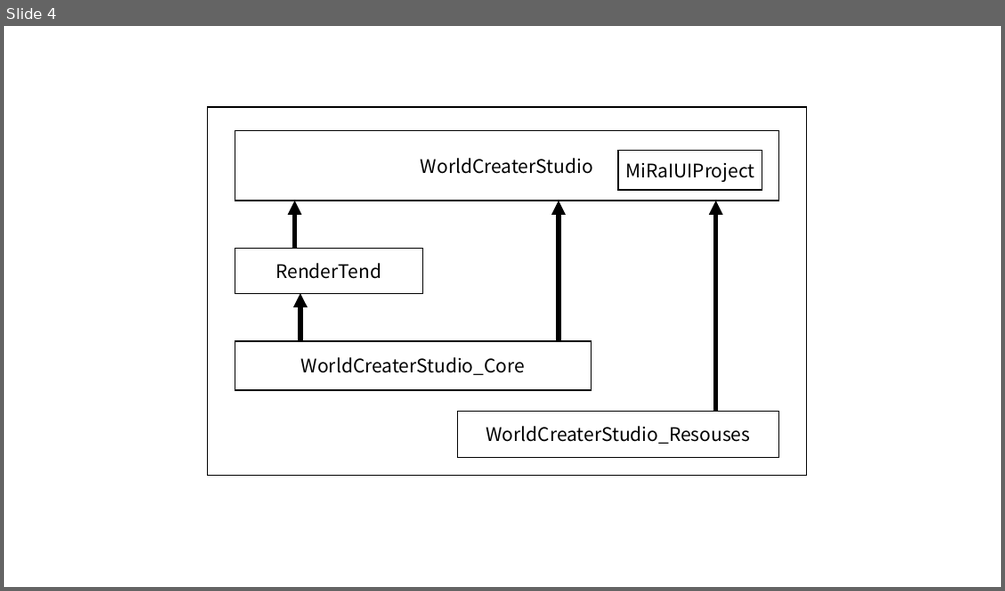
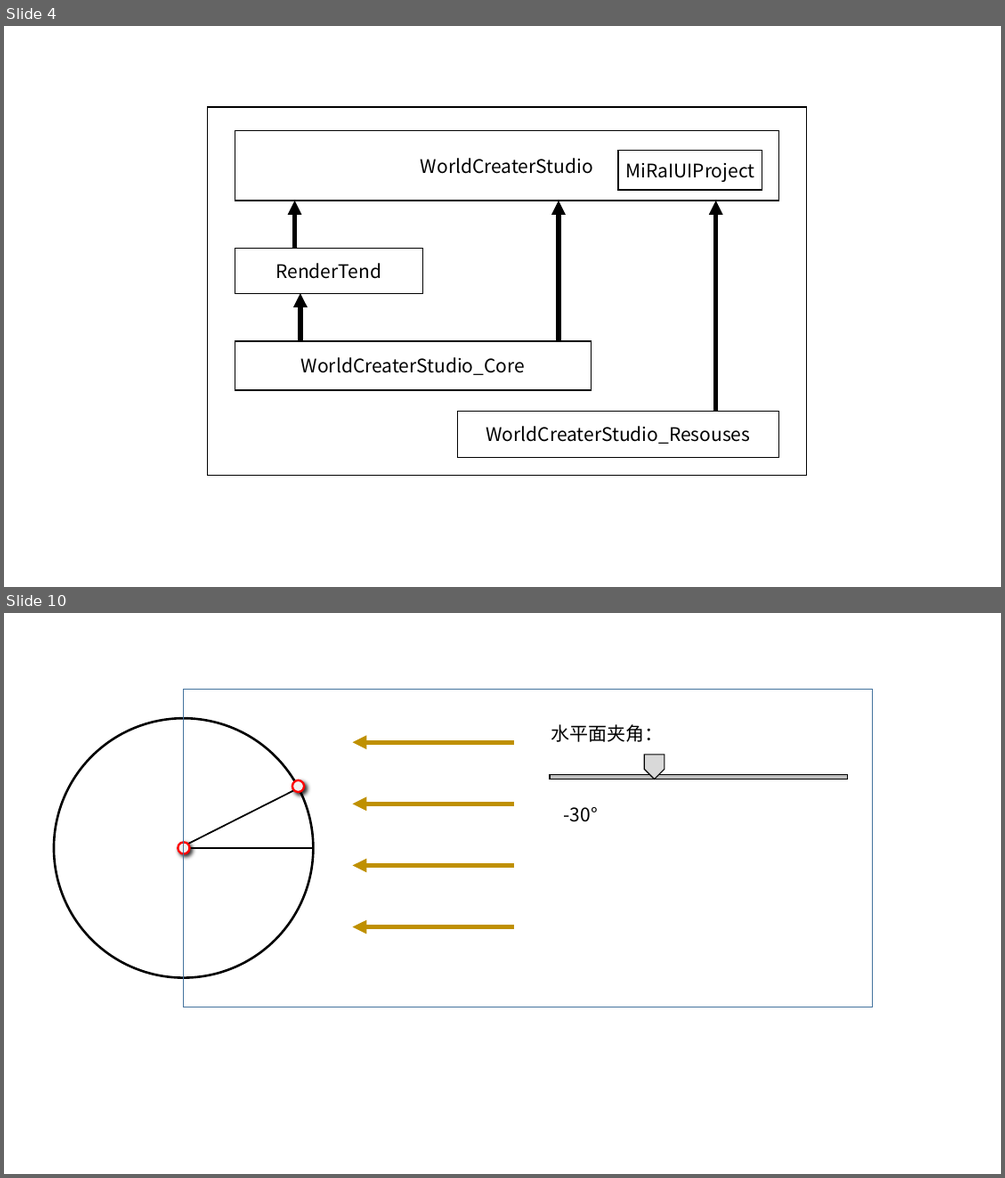
Before and after one commit to ijrys/WorldCreater, a slide deck: Docs/design.pptx. Shown one above the other, each under a label of ours: slide 4 before the commit, slides 4 and 10 after it; the slides between them are not shown. The pictures are 1005x591 and 1005x1178 pixels, drawn with LibreOffice and Linux fonts; fonts in the diff are those of the drawing. Boxes give left, top, right and bottom in pixels: in the first picture for what was removed or moved away, otherwise in the second. Text is boxed around its words. In the diff, an @@ line names an element or a change of style, - is before the commit and + after.

```diff
--- a/Docs/design.pptx
+++ b/Docs/design.pptx
@@ slide 10 added at (4,613,1001,1174), background #FFFFFF @@
@@ rectangle added at (184,690,872,1007), outline #43739E 1 pt @@
@@ ellipse added at (54,718,314,978), outline #000000 2.25 pt @@
@@ arrow added from (514, 742) to (353, 742), #BF9000 4.5 pt @@
@@ text added at (550,724,663,742), 18 pt, text #000000 @@
+水平面夹角：
@@ pentagon arrow added at (644,755,664,779), fill #D9D9D9, outline #000000 1 pt @@
@@ line added from (188, 844) to (294, 790), #000000 1.5 pt @@
@@ ellipse added at (292,780,305,793), fill #F2F2F2, outline #FF0000 2 pt @@
@@ rectangle added at (550,774,848,779), fill #BFBFBF, outline #000000 1.5 pt @@
@@ arrow added from (514, 803) to (353, 803), #BF9000 4.5 pt @@
@@ text added at (563,807,597,822), 18 pt, text #000000 @@
+-30°
@@ ellipse added at (178,842,190,854), fill #F2F2F2, outline #FF0000 2 pt @@
@@ line added from (184, 848) to (314, 848), #000000 1.5 pt @@
@@ arrow added from (514, 865) to (353, 865), #BF9000 4.5 pt @@
@@ arrow added from (514, 927) to (353, 927), #BF9000 4.5 pt @@
```
Also in this commit, not shown: 5 other slides added, 27 other files.
